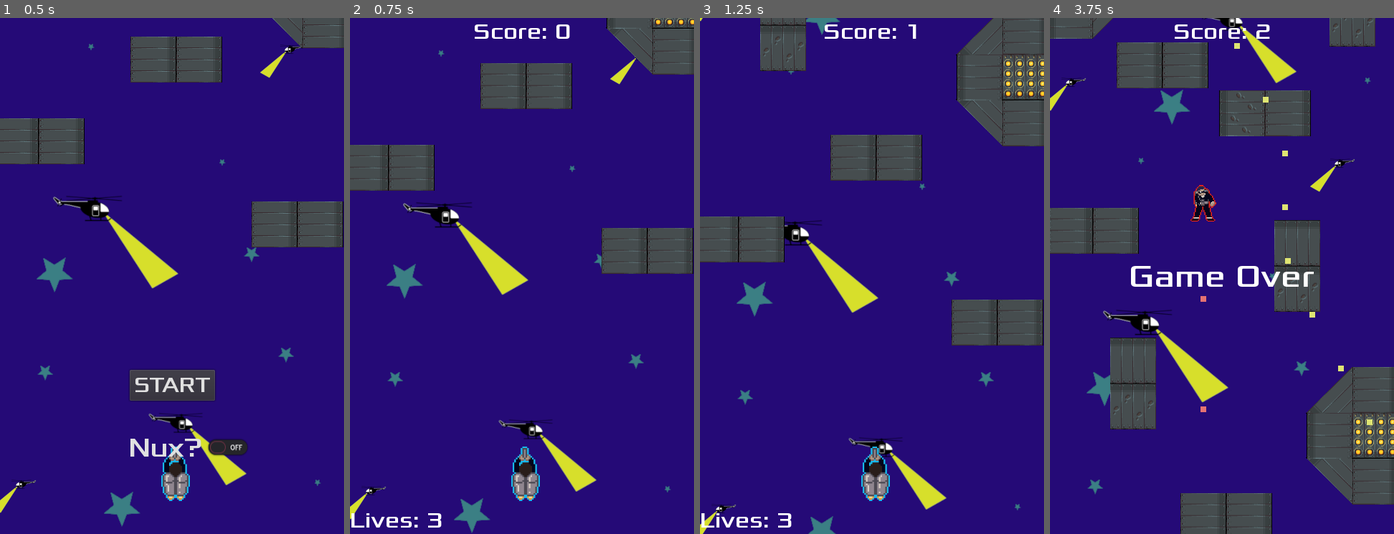
Above: before the commit, frames 1-4 (left to right).
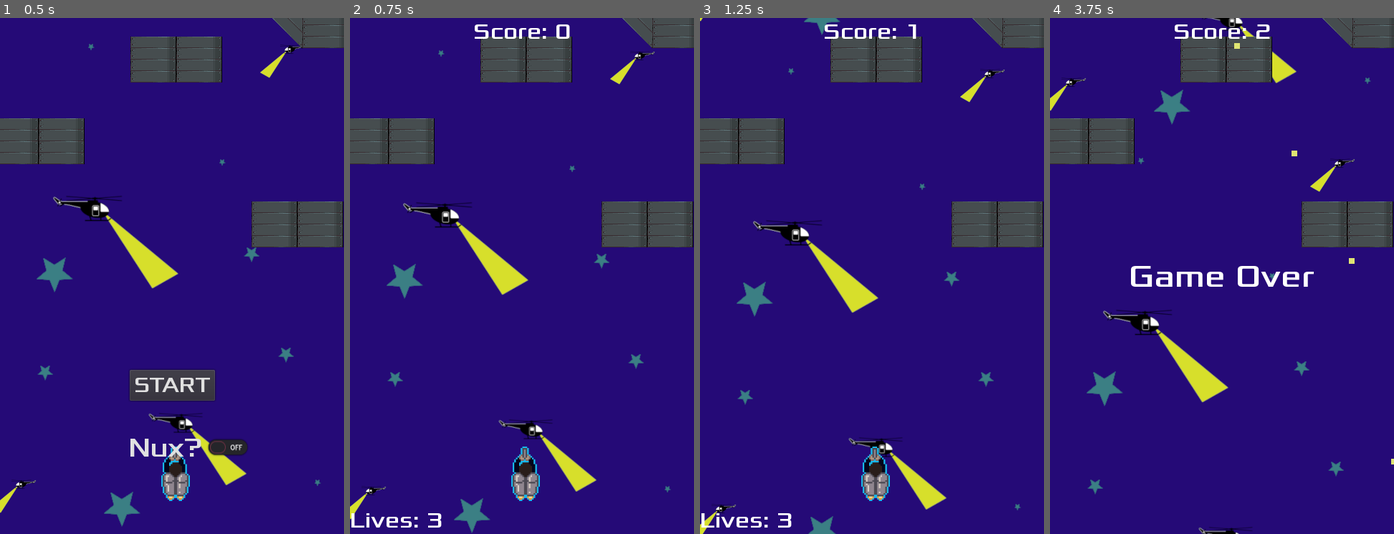
Above: after the commit, the same moments.

Repository: Harrison-Winters/Jet-Pack-Escape
Game: Godot game, scene res://Stage1.tscn
Same seed, same stepped clock (60 frames per second), same inputs: the game is played once before the commit and once after it. Sound files missing from this copy of the repository are replaced by a short silence.
Inputs:
- Up to frame 1 (0.5 s): no input
- Up to frame 2 (0.75 s): click "START" at 0.5 s
- Up to frame 3 (1.25 s): no input
- Up to frame 4 (3.75 s): hold Right (ui_right) 1.28-2.03 s; hold Z (shoot) 1.28-2.03 s; hold Down (ui_down) 2.03-2.78 s; tap Z (shoot) at 2.1, 3.6 s; hold Right (ui_right) 2.78-3.53 s; hold Z (shoot) 2.78-3.53 s; hold Up (ui_up) from 3.53 s (still down)

Frame 1 is identical in both runs. In frame 2, 9.6% of the frame differs, in the area x 0-100%, y 0-50%; in frame 3, 20%; in frame 4, 26%, in the area x 0-100%, y 0-100%.
Error after the commit: Attempt to call function 'play' in base 'null instance' on a null instance. (res://Stage1.gd:15)

Commit message:
Revert "Revert "bullet radial fix""
This reverts commit 587b633d374eff5f925d53d020c8571811a99bce.

Diff:
--- a/Jetpack Escape/Player.tscn
+++ b/Jetpack Escape/Player.tscn
@@ -1,8 +1,9 @@
-[gd_scene load_steps=5 format=2]
+[gd_scene load_steps=6 format=2]
 
 [ext_resource path="res://PlayerCollisionObject.gd" type="Script" id=1]
 [ext_resource path="res://art/player1.png" type="Texture" id=2]
 [ext_resource path="res://Shield.png" type="Texture" id=3]
+[ext_resource path="res://sound/shot_short.mp3" type="AudioStream" id=4]
 
 [sub_resource type="CircleShape2D" id=1]
 radius = 21.0
@@ -31,11 +32,16 @@
 one_shot = true
 
 [node name="PlayerShotTimer" type="Timer" parent="."]
-wait_time = 0.1
+wait_time = 0.2
 one_shot = true
 
 [node name="PlayerShootPosition" type="Position2D" parent="."]
 position = Vector2( 0, -32 )
 
+[node name="ShotSound" type="AudioStreamPlayer" parent="."]
+stream = ExtResource( 4 )
+volume_db = -15.0
+
 [connection signal="timeout" from="InvincibilityTimer" to="." method="_on_InvincibilityTimer_timeout"]
 [connection signal="timeout" from="PlayerShotTimer" to="." method="_on_PlayerShotTimer_timeout"]
+[connection signal="finished" from="ShotSound" to="." method="_on_ShotSound_finished"]
--- a/Jetpack Escape/PlayerCollisionObject.gd
+++ b/Jetpack Escape/PlayerCollisionObject.gd
@@ -51,13 +51,21 @@
 
 func damage(amount: int):
 	if !invincibilityTimer.is_stopped():
+		var resource = load("res://player_bullet.tscn")
+		var bullet = resource.instance()
+		owner.add_child(bullet)
+		bullet.transform = $PlayerShootPosition.global_transform
+		position.x = clamp(position.x, 0, screen_size.x)
+		position.y = clamp(position.y, 0, screen_size.y + 100)
 		return
 	life -= amount
 	Signals.emit_signal("on_player_life_changed", life)
 	print("Player Life = %s" % life)
 	if life <= 0:
+		life = 0
 		print("Player died")
-		queue_free()
+		#queue_free()
+		$".".hide()
 
 
 func _process(delta):
@@ -67,6 +75,7 @@
 		var bullet = resource.instance()
 		owner.add_child(bullet)
 		bullet.transform = $PlayerShootPosition.global_transform
+		$ShotSound.play()
 		can_shoot = false
 		$PlayerShotTimer.start()
 	position.x = clamp(position.x, 0, screen_size.x)
@@ -79,6 +88,7 @@
 func _on_InvincibilityTimer_timeout():
 	shieldSpirite.visible = false
 func _on_PlayerShotTimer_timeout():
+	$ShotSound.stop()
 	can_shoot = true
 
 
--- a/Jetpack Escape/Stage1.gd
+++ b/Jetpack Escape/Stage1.gd
@@ -12,6 +12,7 @@
 	$HUD.update_lives(lives)
 	$HUD.update_score(score)
 #	get_tree().call_group("ObstacleGroup", "update_velocity")
+	$BGM.play()
 	$Part1._on_start_click_blocks_move();
 
 
@@ -46,6 +47,7 @@
 
 #	$HUD/StartButton.show()
 #	var y = yield($HUD, "restart_game")
+	$BGM.play()
 	$Part1._on_start_click_blocks_move();
 #func initial_game():
 #	var y = yield($HUD, "start_game")
@@ -59,4 +61,5 @@
 
 
 func _on_HUD_stop_score():
+	$BGM.stop()
 	$ScoreTimer.stop()
--- a/Jetpack Escape/enemy.tscn
+++ b/Jetpack Escape/enemy.tscn
@@ -18,6 +18,7 @@
 physics_interpolation_mode = 1
 collision_layer = 2
 collision_mask = 2
+mode = 1
 gravity_scale = 0.0
 script = ExtResource( 2 )
 
Not shown, added: Jetpack Escape/.mono/metadata/ide_messaging_meta.txt
Not shown, added: Jetpack Escape/sound/shot_short.mp3.import
Not shown, added: Jetpack Escape/sound/shot_short.mp3
